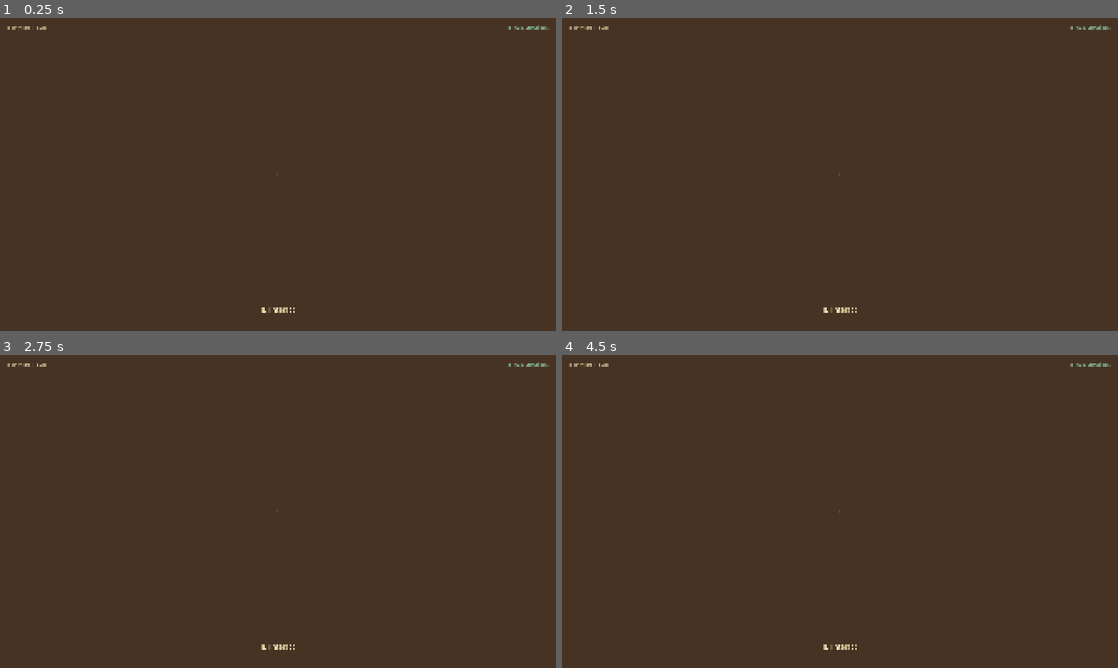
Above: before the commit, frames 1-4 (two rows, left to right).
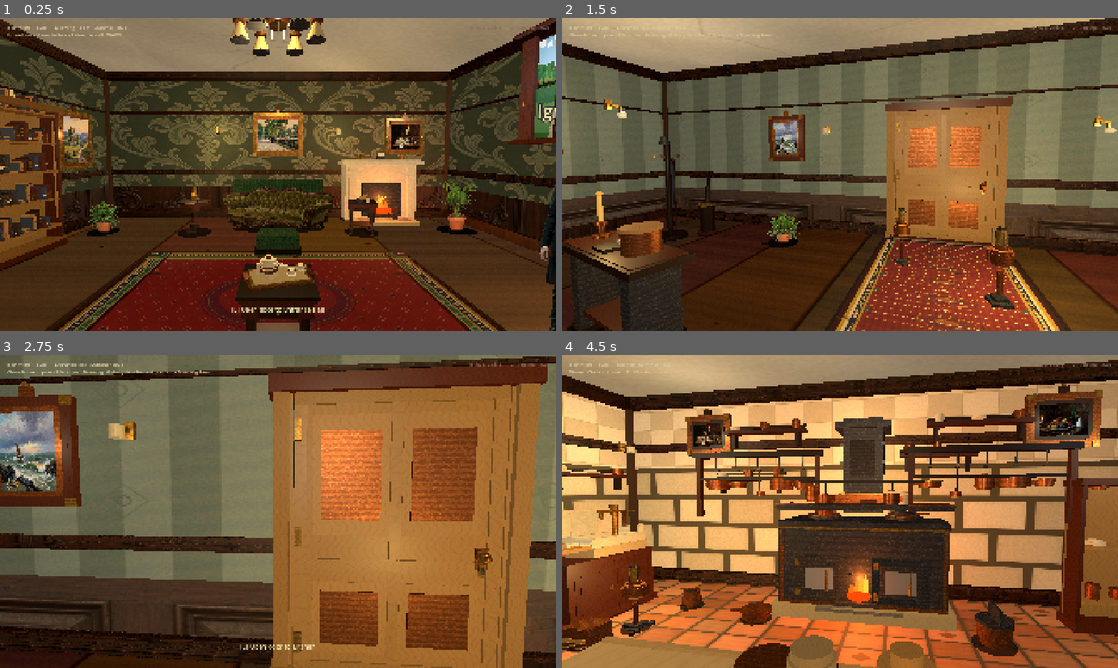
Above: after the commit, the same moments.

Repository: drakewing-eng/aetheric-engine
Game: Godot game, scene res://scenes/fps_main.tscn
The game is run twice, just before and just after one commit, with the same random seed, the same clock (stepped at 60 frames per second) and the same inputs.
Inputs (mouse positions are in pixels of both pictures, inside the frame that each line leads up to):
- Up to frame 1 (0.25 s): no input
- Up to frame 2 (1.5 s): tap Enter at 0.5 s; move the mouse to (867, 174) at 0.52 s; hold E (interact) 0.53-1.28 s; hold W (move_forward) from 0.53 s (still down); click (867, 174) at 0.67 s; move the mouse to (812, 174) at 1.27 s; tap E (interact) at 1.35 s
- Up to frame 3 (2.75 s): keep holding W (move_forward); tap E (interact) at 2 s; move the mouse to (289, 505) at 2.02 s; hold E (interact) from 2.03 s (still down)
- Up to frame 4 (4.5 s): keep holding W (move_forward); move the mouse to (834, 517) at 2.77 s; release E (interact) at 2.78 s; tap E (interact) at 2.85, 4.35 s; click (834, 517) at 2.92 s; move the mouse to (878, 514) at 3.52 s; hold E (interact) 3.53-4.28 s; move the mouse to (795, 508) at 4.27 s

The runs differ from the first frame. In frame 1, 66% of the frame differs, in the area x 0-100%, y 0-100%; in frame 2, 84%; in frame 3, 86%; in frame 4, 83%.
Error before the commit: Parse Error: Cannot find member "z" in base "Vector2". (res://scripts/fps_main.gd:166)

Commit message:
visual loop 125: portal 4-panel doors + sharper views + Vector2 door-spawn fix

Diff:
--- a/aetheric-engine-godot/scripts/fps_main.gd
+++ b/aetheric-engine-godot/scripts/fps_main.gd
@@ -161,14 +161,15 @@
 	var sz := float(spawn[2]) if spawn.size() > 2 else 0.0
 	# Nudge spawn toward room centre so feet never land on threshold/void.
 	var nudged := _nudge_spawn_inward(sx, sz, 0.65)
+	# Vector2 stores XZ as (x, y) — use nudged.y for world Z (loop 125 parse fix)
 	# Always face *into* the room from the landed spawn (loop 76).
 	# Door dict spawn_yaw was often facing the leaf (looked like closet re-entry).
-	var yaw: float = _facing_into_room_yaw([nudged.x, 0.0, nudged.z])
+	var yaw: float = _facing_into_room_yaw([nudged.x, 0.0, nudged.y])
 	var target_id := str(door["target"])
-	await _load_room(target_id, [nudged.x, 0.0, nudged.z], yaw)
+	await _load_room(target_id, [nudged.x, 0.0, nudged.y], yaw)
 	# Hard floor re-snap after rebuild (CharacterBody can settle mid-frame)
 	if player:
-		player.teleport_to(Vector3(nudged.x, 0.0, nudged.z), yaw)
+		player.teleport_to(Vector3(nudged.x, 0.0, nudged.y), yaw)
 		player.set_movement_enabled(true)
 	_door_busy = false
 	_near_door = {}
--- a/aetheric-engine-godot/scripts/fps_props.gd
+++ b/aetheric-engine-godot/scripts/fps_props.gd
@@ -3408,16 +3408,21 @@
 		var uy: float = mid_rail_y + (leaf_h - mid_rail_y) * 0.52
 		_add_box(leaf, Vector3(lx, uy, 0.02), Vector3(pw, ph_hi * 0.78, 0.018), panel_field, false, 0.5)
 		_add_box(leaf, Vector3(lx, uy, 0.035), Vector3(pw * 0.78, ph_hi * 0.58, 0.012), door_wood.lightened(0.1), false, 0.48)
-	# Brass mortice-lock furniture (reads clearly on closed leaf)
-	var knob_x := leaf_w - 0.18
-	var knob_y := mid_rail_y + 0.08
-	_add_box(leaf, Vector3(knob_x, knob_y - 0.02, 0.04), Vector3(0.08, 0.14, 0.02), BRASS.darkened(0.15), false, 0.3)
-	_add_cylinder(leaf, Vector3(knob_x, knob_y, 0.06), 0.045, 0.02, BRASS, false, 0.28, true)
-	_add_cylinder(leaf, Vector3(knob_x, knob_y, 0.1), 0.035, 0.05, BRASS.lightened(0.1), false, 0.25, true)
-	_add_box(leaf, Vector3(knob_x, knob_y - 0.1, 0.055), Vector3(0.05, 0.09, 0.016), BRASS, false, 0.28)
+	# Loop 125: brass mortice set — plate + round knob + keyhole escutcheon (reads at distance)
+	var knob_x := leaf_w - 0.16
+	var knob_y := mid_rail_y + 0.1
+	_add_box(leaf, Vector3(knob_x, knob_y - 0.02, 0.04), Vector3(0.1, 0.18, 0.02), BRASS.darkened(0.18), false, 0.3)
+	_add_box(leaf, Vector3(knob_x, knob_y - 0.02, 0.05), Vector3(0.08, 0.14, 0.012), BRASS.darkened(0.08), false, 0.28)
+	_add_cylinder(leaf, Vector3(knob_x, knob_y, 0.06), 0.05, 0.02, BRASS, false, 0.28, true)
+	_add_cylinder(leaf, Vector3(knob_x, knob_y, 0.09), 0.04, 0.06, BRASS.lightened(0.08), false, 0.25, true)
+	_add_cylinder(leaf, Vector3(knob_x, knob_y, 0.13), 0.025, 0.03, BRASS.darkened(0.1), false, 0.28, true)
+	# Keyhole plate below knob
+	_add_box(leaf, Vector3(knob_x, knob_y - 0.12, 0.055), Vector3(0.055, 0.1, 0.018), BRASS, false, 0.28)
+	_add_box(leaf, Vector3(knob_x, knob_y - 0.12, 0.065), Vector3(0.02, 0.05, 0.01), Color(0.12, 0.1, 0.08), false, 0.6)
 	# Three butt hinges on hinge stile
-	for hy in [0.32, leaf_h * 0.5, leaf_h - 0.38]:
-		_add_box(leaf, Vector3(0.04, hy, 0.045), Vector3(0.05, 0.16, 0.04), BRASS, false, 0.32)
+	for hy in [0.28, leaf_h * 0.5, leaf_h - 0.32]:
+		_add_box(leaf, Vector3(0.035, hy, 0.045), Vector3(0.06, 0.18, 0.04), BRASS.darkened(0.05), false, 0.32)
+		_add_box(leaf, Vector3(0.035, hy, 0.06), Vector3(0.03, 0.12, 0.02), BRASS.lightened(0.05), false, 0.3)
 	return root
 
 static func _make_mirror(feat: Dictionary) -> Node3D:
--- a/aetheric-engine-godot/scripts/fps_room_builder.gd
+++ b/aetheric-engine-godot/scripts/fps_room_builder.gd
@@ -417,15 +417,42 @@
 		_add_portal_box(root, Vector3(sx, door_h * 0.5, -depth * 0.5), Vector3(0.1, door_h + 0.05, depth), Color(0.3, 0.2, 0.12), wood_tex, Vector3(0.5, 2.0, 1.0))
 	# Solid backstop — blocks void; closed leaf also collides
 	_add_portal_box(root, Vector3(0, door_h * 0.5, -depth), Vector3(door_w + 0.2, door_h + 0.1, 0.12), Color(0.28, 0.18, 0.12), wood_tex, Vector3(1.0, 2.0, 1.0), true)
-	# Closed leaf seated on saddle (bottom ≈ y 0.04 — no light gap)
+	# Loop 125: closed 4-panel leaf + hardware (reads as real door, not closet slab)
 	var leaf_h := door_h - 0.06
 	var leaf_cy := 0.04 + leaf_h * 0.5
-	_add_portal_box(root, Vector3(0, leaf_cy, -depth + 0.07), Vector3(door_w * 0.9, leaf_h, 0.05), Color(0.34, 0.22, 0.12), wood_tex, Vector3(1.0, 2.0, 1.0))
-	# Fielded panel lines
-	_add_portal_box(root, Vector3(0, leaf_cy + leaf_h * 0.18, -depth + 0.1), Vector3(door_w * 0.55, leaf_h * 0.28, 0.02), Color(0.3, 0.18, 0.1), wood_tex, Vector3(0.8, 1.0, 1.0))
-	_add_portal_box(root, Vector3(0, leaf_cy - leaf_h * 0.18, -depth + 0.1), Vector3(door_w * 0.55, leaf_h * 0.28, 0.02), Color(0.3, 0.18, 0.1), wood_tex, Vector3(0.8, 1.0, 1.0))
-	# Brass knob suggestion
-	_add_portal_box(root, Vector3(door_w * 0.28, leaf_cy, -depth + 0.11), Vector3(0.04, 0.04, 0.04), Color(0.74, 0.58, 0.28), null, Vector3.ONE)
+	var leaf_w := door_w * 0.9
+	var lz := -depth + 0.07
+	var wood := Color(0.34, 0.22, 0.12)
+	var wood_d := Color(0.26, 0.16, 0.09)
+	var wood_p := Color(0.3, 0.18, 0.1)
+	var brass := Color(0.74, 0.58, 0.28)
+	_add_portal_box(root, Vector3(0, leaf_cy, lz), Vector3(leaf_w, leaf_h, 0.05), wood, wood_tex, Vector3(1.0, 2.0, 1.0), true)
+	# Kick rail
+	_add_portal_box(root, Vector3(0, 0.1, lz + 0.02), Vector3(leaf_w * 0.96, 0.1, 0.03), wood_d, wood_tex, Vector3(1.0, 0.5, 1.0))
+	# Stiles / rails (4-panel grid)
+	var stile := 0.1
+	_add_portal_box(root, Vector3(-leaf_w * 0.5 + stile * 0.5, leaf_cy, lz + 0.02), Vector3(stile, leaf_h * 0.96, 0.025), wood_d, wood_tex, Vector3(0.5, 2.0, 1.0))
+	_add_portal_box(root, Vector3(leaf_w * 0.5 - stile * 0.5, leaf_cy, lz + 0.02), Vector3(stile, leaf_h * 0.96, 0.025), wood_d, wood_tex, Vector3(0.5, 2.0, 1.0))
+	_add_portal_box(root, Vector3(0, 0.04 + leaf_h - stile * 0.5, lz + 0.02), Vector3(leaf_w * 0.94, stile, 0.025), wood_d, wood_tex, Vector3(1.0, 0.5, 1.0))
+	_add_portal_box(root, Vector3(0, 0.04 + stile * 0.5, lz + 0.02), Vector3(leaf_w * 0.94, stile, 0.025), wood_d, wood_tex, Vector3(1.0, 0.5, 1.0))
+	_add_portal_box(root, Vector3(0, leaf_cy, lz + 0.02), Vector3(leaf_w * 0.7, stile * 0.85, 0.025), wood_d, wood_tex, Vector3(1.0, 0.5, 1.0))
+	_add_portal_box(root, Vector3(0, leaf_cy, lz + 0.02), Vector3(stile * 0.75, leaf_h * 0.75, 0.022), wood_d, wood_tex, Vector3(0.5, 2.0, 1.0))
+	# Four fielded panels (raised lip + recessed field)
+	var pw := leaf_w * 0.32
+	var ph := leaf_h * 0.28
+	for sx in [-1.0, 1.0]:
+		for sy in [-1.0, 1.0]:
+			var px2: float = float(sx) * leaf_w * 0.22
+			var py2: float = leaf_cy + float(sy) * leaf_h * 0.2
+			_add_portal_box(root, Vector3(px2, py2, lz + 0.03), Vector3(pw, ph, 0.015), wood_p, wood_tex, Vector3(0.8, 1.0, 1.0))
+			_add_portal_box(root, Vector3(px2, py2, lz + 0.04), Vector3(pw * 0.72, ph * 0.68, 0.012), wood.lightened(0.08), wood_tex, Vector3(0.7, 0.9, 1.0))
+	# Brass lock plate + knob + keyhole escutcheon
+	_add_portal_box(root, Vector3(leaf_w * 0.28, leaf_cy + 0.05, lz + 0.045), Vector3(0.09, 0.16, 0.02), brass.darkened(0.15), null, Vector3.ONE)
+	_add_portal_box(root, Vector3(leaf_w * 0.28, leaf_cy + 0.08, lz + 0.06), Vector3(0.06, 0.06, 0.04), brass, null, Vector3.ONE)
+	_add_portal_box(root, Vector3(leaf_w * 0.28, leaf_cy - 0.02, lz + 0.055), Vector3(0.05, 0.08, 0.02), brass.lightened(0.05), null, Vector3.ONE)
+	# Butt hinges on hinge side
+	for hy_off in [-0.35, 0.0, 0.35]:
+		_add_portal_box(root, Vector3(-leaf_w * 0.42, leaf_cy + hy_off * leaf_h * 0.5, lz + 0.05), Vector3(0.05, 0.14, 0.035), brass, null, Vector3.ONE)
 	# Lintel
 	_add_portal_box(root, Vector3(0, door_h + 0.04, -depth * 0.5), Vector3(door_w + 0.18, 0.08, depth + 0.05), Color(0.32, 0.22, 0.14), wood_tex, Vector3(1.0, 0.5, 1.0))
 
Binary file changed: aetheric-engine-godot/assets/rooms/textures/views/view_garden.jpg
Binary file changed: aetheric-engine-godot/assets/rooms/textures/views/view_garden2.jpg
Binary file changed: aetheric-engine-godot/assets/rooms/textures/views/view_night.jpg
Binary file changed: aetheric-engine-godot/assets/rooms/textures/views/view_street.jpg
Binary file changed: aetheric-engine-godot/assets/rooms/textures/views/view_yard.jpg
Not shown, changed: SCRATCH/memory/CURRENT.md
